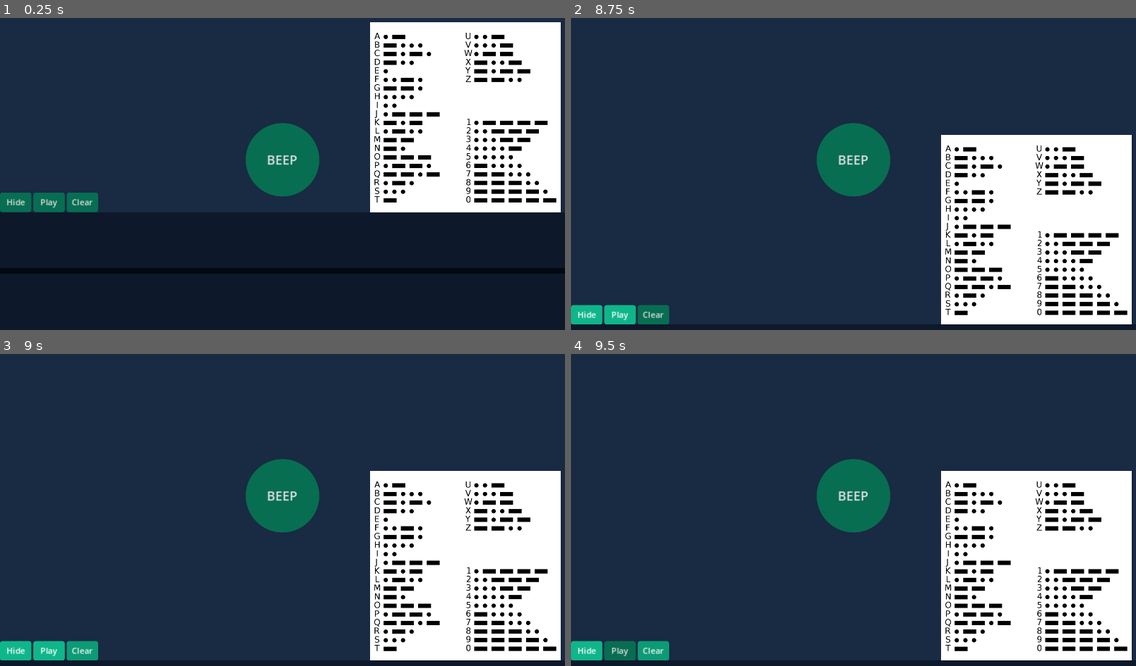
Above: before the commit, frames 1-4 (two rows, left to right).
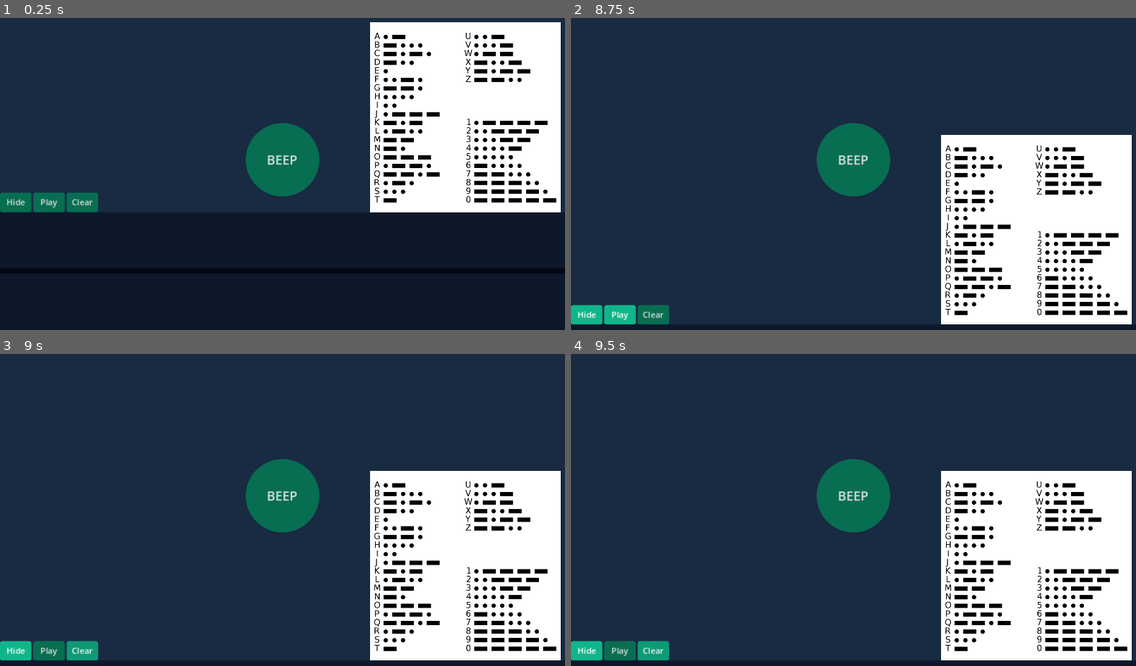
Above: after the commit, the same moments.

Repository: popcar2/MorseCodeSimulator
Game: Godot game, scene res://Scenes/main.tscn
Two runs of this game, one before a commit and one after it. Both use one fixed random seed, a clock stepped at 60 frames per second and the inputs below.
Inputs:
- Up to frame 1 (0.25 s): no input
- Up to frame 2 (8.75 s): click "Play" at 0.5 s; click "Play" at 1.25 s; click "BEEP" at 2 s; click "Hide" at 2.75 s; click "Clear" at 3.5 s; click "BEEP" at 4.25 s; click "Hide" at 5 s; click "Clear" at 5.75 s; click "BEEP" at 6.5 s; click "Hide" at 7.25 s; click "Play" at 8 s
- Up to frame 3 (9 s): click "Clear" at 8.75 s
- Up to frame 4 (9.5 s): no input

Frames 1-2 are identical in both runs. In frame 3, 0.4% of the frame differs, in the area x 5-12%, y 91-99%; in frame 4, nothing differs.

Commit message:
Finish playback settings menu

Diff:
--- a/Nodes/settings_menu.tscn
+++ b/Nodes/settings_menu.tscn
@@ -169,6 +169,84 @@
 [node name="HSeparator" type="HSeparator" parent="Settings Menu/TabContainer/Advanced/VBoxContainer"]
 layout_mode = 2
 
+[node name="Playback Dit Time Container" type="HBoxContainer" parent="Settings Menu/TabContainer/Advanced/VBoxContainer"]
+layout_mode = 2
+
+[node name="Playback Dit Label" type="Label" parent="Settings Menu/TabContainer/Advanced/VBoxContainer/Playback Dit Time Container"]
+layout_mode = 2
+text = "Playback Dit Timer"
+
+[node name="Playback Dit Spinbox" type="SpinBox" parent="Settings Menu/TabContainer/Advanced/VBoxContainer/Playback Dit Time Container"]
+unique_name_in_owner = true
+layout_mode = 2
+size_flags_horizontal = 10
+min_value = 0.05
+max_value = 10.0
+step = 0.01
+value = 0.05
+alignment = 1
+select_all_on_focus = true
+
+[node name="Playback Dah Time Container" type="HBoxContainer" parent="Settings Menu/TabContainer/Advanced/VBoxContainer"]
+layout_mode = 2
+
+[node name="Playback Dah Label" type="Label" parent="Settings Menu/TabContainer/Advanced/VBoxContainer/Playback Dah Time Container"]
+layout_mode = 2
+text = "Playback Dah Timer"
+
+[node name="Playback Dah Spinbox" type="SpinBox" parent="Settings Menu/TabContainer/Advanced/VBoxContainer/Playback Dah Time Container"]
+unique_name_in_owner = true
+layout_mode = 2
+size_flags_horizontal = 10
+min_value = 0.05
+max_value = 10.0
+step = 0.01
+value = 0.15
+alignment = 1
+custom_arrow_step = 0.05
+select_all_on_focus = true
+
+[node name="Playback Space Time Container" type="HBoxContainer" parent="Settings Menu/TabContainer/Advanced/VBoxContainer"]
+layout_mode = 2
+
+[node name="Playback Space Label" type="Label" parent="Settings Menu/TabContainer/Advanced/VBoxContainer/Playback Space Time Container"]
+layout_mode = 2
+text = "Playback Space Timer"
+
+[node name="Playback Space Spinbox" type="SpinBox" parent="Settings Menu/TabContainer/Advanced/VBoxContainer/Playback Space Time Container"]
+unique_name_in_owner = true
+layout_mode = 2
+size_flags_horizontal = 10
+min_value = 0.05
+max_value = 10.0
+step = 0.01
+value = 0.2
+alignment = 1
+custom_arrow_step = 0.05
+select_all_on_focus = true
+
+[node name="Playback Word Time Container" type="HBoxContainer" parent="Settings Menu/TabContainer/Advanced/VBoxContainer"]
+layout_mode = 2
+
+[node name="Playback Word Label" type="Label" parent="Settings Menu/TabContainer/Advanced/VBoxContainer/Playback Word Time Container"]
+layout_mode = 2
+text = "Playback Word Timer"
+
+[node name="Playback Word Spinbox" type="SpinBox" parent="Settings Menu/TabContainer/Advanced/VBoxContainer/Playback Word Time Container"]
+unique_name_in_owner = true
+layout_mode = 2
+size_flags_horizontal = 10
+min_value = 0.05
+max_value = 10.0
+step = 0.01
+value = 0.5
+alignment = 1
+custom_arrow_step = 0.05
+select_all_on_focus = true
+
+[node name="HSeparator2" type="HSeparator" parent="Settings Menu/TabContainer/Advanced/VBoxContainer"]
+layout_mode = 2
+
 [node name="Debug Mode Container" type="HBoxContainer" parent="Settings Menu/TabContainer/Advanced/VBoxContainer"]
 layout_mode = 2
 
@@ -200,5 +278,9 @@
 [connection signal="value_changed" from="Settings Menu/TabContainer/Advanced/VBoxContainer/Letter Time Container/Letter Time Spinbox" to="." method="_on_letter_time_spinbox_value_changed"]
 [connection signal="value_changed" from="Settings Menu/TabContainer/Advanced/VBoxContainer/Word Time Container/Word Time Spinbox" to="." method="_on_word_time_spinbox_value_changed"]
 [connection signal="value_changed" from="Settings Menu/TabContainer/Advanced/VBoxContainer/Long Press Time Container/Long Press Time Spinbox" to="." method="_on_long_press_time_spinbox_value_changed"]
+[connection signal="value_changed" from="Settings Menu/TabContainer/Advanced/VBoxContainer/Playback Dit Time Container/Playback Dit Spinbox" to="." method="_on_playback_dit_spinbox_value_changed"]
+[connection signal="value_changed" from="Settings Menu/TabContainer/Advanced/VBoxContainer/Playback Dah Time Container/Playback Dah Spinbox" to="." method="_on_playback_dah_spinbox_value_changed"]
+[connection signal="value_changed" from="Settings Menu/TabContainer/Advanced/VBoxContainer/Playback Space Time Container/Playback Space Spinbox" to="." method="_on_playback_space_spinbox_value_changed"]
+[connection signal="value_changed" from="Settings Menu/TabContainer/Advanced/VBoxContainer/Playback Word Time Container/Playback Word Spinbox" to="." method="_on_playback_word_spinbox_value_changed"]
 [connection signal="toggled" from="Settings Menu/TabContainer/Advanced/VBoxContainer/Debug Mode Container/Debug Mode Button" to="." method="_on_debug_mode_button_toggled"]
 [connection signal="pressed" from="Settings Menu/Close Button" to="." method="_on_close_button_pressed"]
--- a/Scripts/morse_controller.gd
+++ b/Scripts/morse_controller.gd
@@ -109,20 +109,20 @@
 
 		if c == 'E':
 			morse_audio.play()
-			await get_tree().create_timer(0.05).timeout
+			await get_tree().create_timer(SettingsMenu.playback_dit_time).timeout
 			morse_audio.stop()
-			await get_tree().create_timer(0.05).timeout
+			await get_tree().create_timer(SettingsMenu.playback_dit_time).timeout
 		elif c == 'T':
 			morse_audio.play()
-			await get_tree().create_timer(0.15).timeout
+			await get_tree().create_timer(SettingsMenu.playback_dah_time).timeout
 			morse_audio.stop()
-			await get_tree().create_timer(0.05).timeout
+			await get_tree().create_timer(SettingsMenu.playback_dit_time).timeout
 		elif c == ' ':
 			word_count += 1
-			await get_tree().create_timer(0.2).timeout
+			await get_tree().create_timer(SettingsMenu.playback_space_time).timeout
 		elif c == '|':
 			space_count += 1
-			await get_tree().create_timer(0.6).timeout
+			await get_tree().create_timer(SettingsMenu.playback_word_time).timeout
 	is_playing_back = false
 	morse_label.text = HelperFunctions.strip_bbcode(morse_label.text)
 	normal_label.text = HelperFunctions.strip_bbcode(normal_label.text)
--- a/Scripts/settings_menu.gd
+++ b/Scripts/settings_menu.gd
@@ -9,10 +9,10 @@
 var long_press_time: float = 0.15
 
 # TODO: Make options for these variables and hook it up with morse_controller
-var playback_dit_time: float = 0.05
-var playback_dah_time: float = 0.15
-var playback_space_time: float = 0.2
-var playback_word_time: float = 0.6
+@onready var playback_dit_time: float = %'Playback Dit Spinbox'.value
+@onready var playback_dah_time: float = %'Playback Dah Spinbox'.value
+@onready var playback_space_time: float = %'Playback Space Spinbox'.value
+@onready var playback_word_time: float = %'Playback Word Spinbox'.value
 
 func _ready():
 	visible = false
@@ -73,6 +73,18 @@
 func _on_close_button_pressed():
 	show_hide_menu()
 
+func _on_playback_dit_spinbox_value_changed(value):
+	playback_dit_time = value
+
+func _on_playback_dah_spinbox_value_changed(value):
+	playback_dah_time = value
+
+func _on_playback_space_spinbox_value_changed(value):
+	playback_space_time = value
+
+func _on_playback_word_spinbox_value_changed(value):
+	playback_word_time = value
+
 func _on_debug_mode_button_toggled(button_pressed):
 	debug_mode = button_pressed
 	debug_mode_changed.emit(debug_mode)
